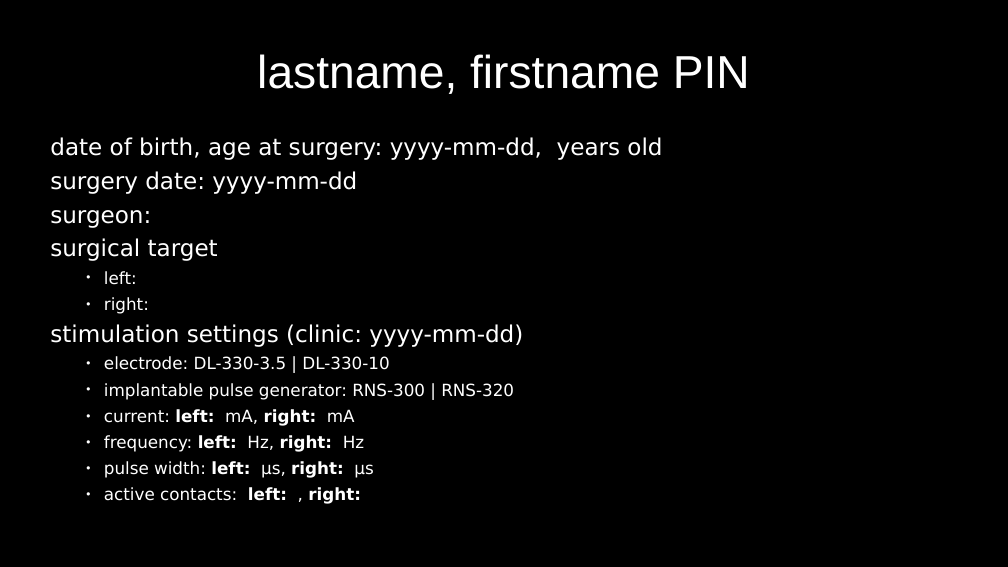
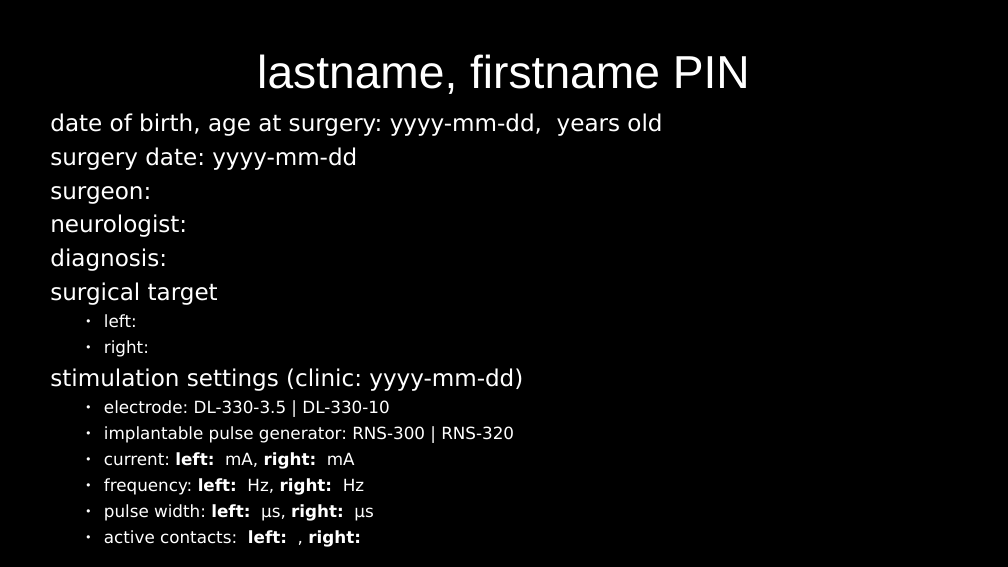
Before and after one commit to greydongilmore/clinical_dicom2bids_smk, a slide deck: slide 1 of resources/NP_RNS_reconstructions.odp. Drawn at 1008x567 pixels with LibreOffice and Linux fonts; fonts in the diff are those of the drawing. Boxes give left, top, right and bottom in pixels: in the first picture for what was removed or moved away, otherwise in the second. Text is boxed around its words. In the diff, an @@ line names an element or a change of style, - is before the commit and + after.

```diff
--- a/resources/NP_RNS_reconstructions.odp
+++ b/resources/NP_RNS_reconstructions.odp
@@ subtitle "date of birth, age at ...": place and size @@
-subtitle "date of birth, age at ..." at box(50, 137, 662, 504)
+subtitle "date of birth, age at ..." at box(50, 113, 662, 547)
@@ subtitle at box(50, 214, 187, 271): paragraphs added @@
+neurologist:
+diagnosis:
```
Also in this commit, not shown: 12 other files.
